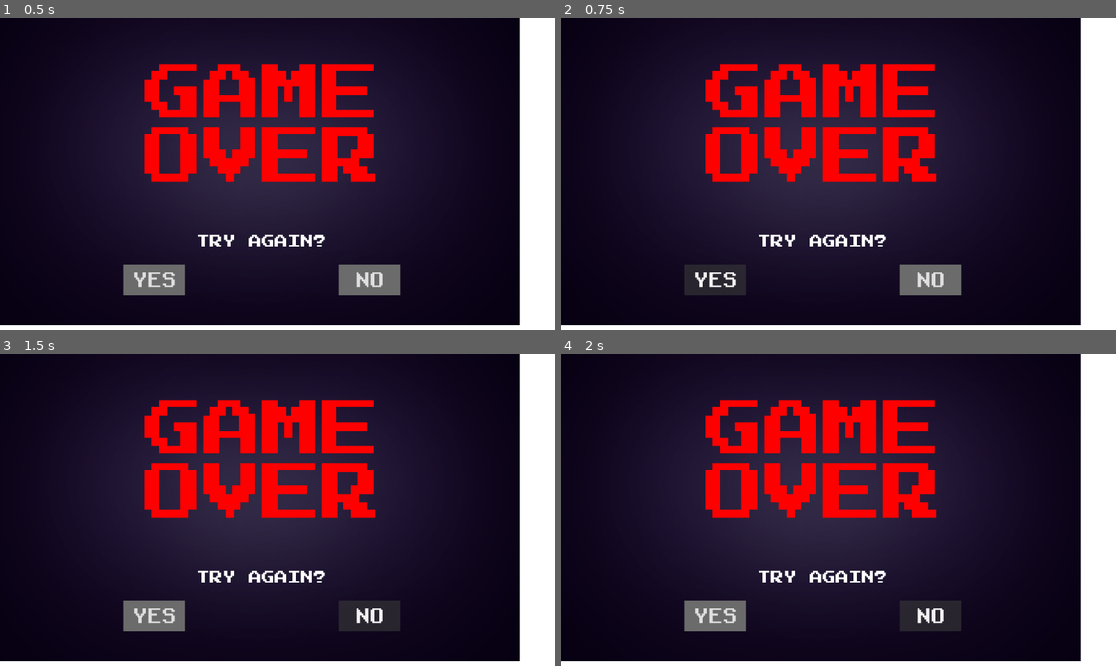
Above: before the commit, frames 1-4 (two rows, left to right).
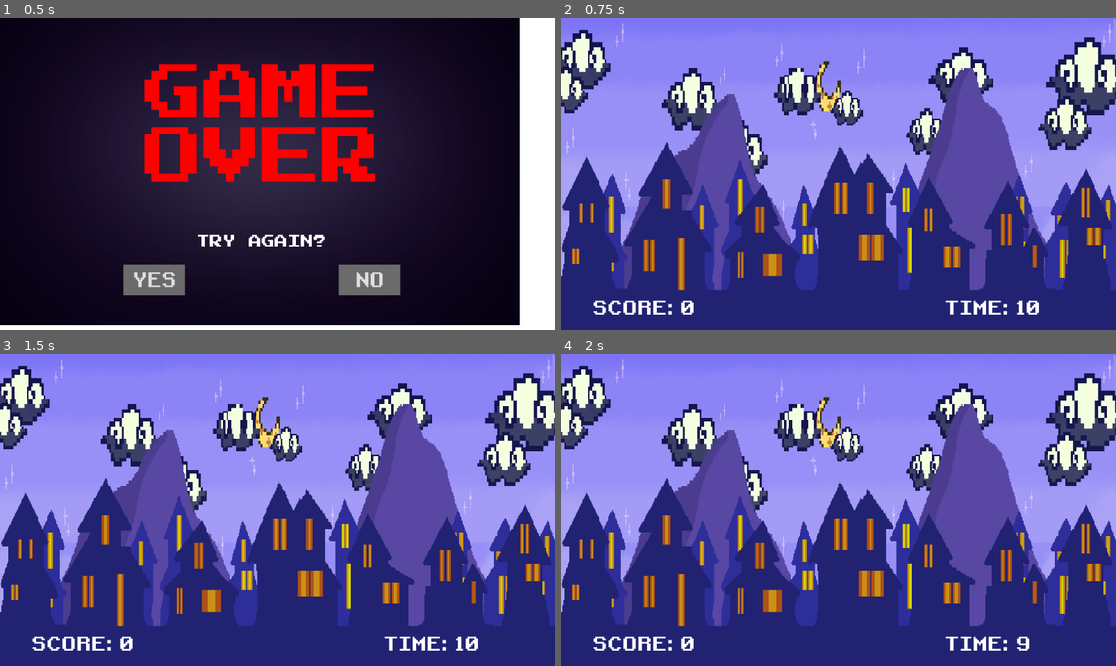
Above: after the commit, the same moments.

Repository: Xavizafir/platform-game
Game: Godot game, scene res://scenes/Game_over_match_3.tscn
Same seed, same stepped clock (60 frames per second), same inputs: the game is played once before the commit and once after it. This scene is started directly instead of the project's main scene. Sound files missing from this copy of the repository are replaced by a short silence.
Inputs (mouse positions are in pixels of both pictures, inside the frame that each line leads up to):
- Up to frame 1 (0.5 s): no input
- Up to frame 2 (0.75 s): click "YES" at 0.5 s
- Up to frame 3 (1.5 s): click (371, 616) at 1.25 s, where only the run before the commit has a clickable "NO"
- Up to frame 4 (2 s): no input

Frame 1 is identical in both runs. In frame 2, 100% of the frame differs, in the area x 0-100%, y 0-100%; in frame 3, 100%; in frame 4, 100%.
Error after the commit: Invalid access to property or key 'color' on a base object of type 'Node2D'. (res://scripts/Grid.gd:129)

Commit message:
Add files via upload

Diff:
--- a/scenes/Game_over_match_3.tscn
+++ b/scenes/Game_over_match_3.tscn
@@ -1,7 +1,9 @@
 [gd_scene format=3 uid="uid://boudnhcdnoa14"]
 
-[ext_resource type="Texture2D" uid="uid://ur2e7xeah02n" path="res://Match3/123r.png" id="1_uhxqh"]
-[ext_resource type="FontFile" uid="uid://clb57shxr6nsr" path="res://Match3/retro.ttf" id="2_p01w8"]
+[ext_resource type="Texture2D" uid="uid://ur2e7xeah02n" path="res://match3_art/123r.png" id="1_uhxqh"]
+[ext_resource type="FontFile" uid="uid://clb57shxr6nsr" path="res://match3_art/retro.ttf" id="2_p01w8"]
+[ext_resource type="AudioStream" uid="uid://bumg2bisd0gu" path="res://assets/music/Lose.ogg" id="3_2djpd"]
+[ext_resource type="Script" uid="uid://bmyavyw60dwd8" path="res://scripts/game_over_match_3.gd" id="3_oi2qn"]
 
 [sub_resource type="StyleBoxFlat" id="StyleBoxFlat_51psv"]
 bg_color = Color(0.41981313, 0.41981313, 0.41981304, 1)
@@ -13,6 +15,7 @@
 anchor_bottom = 1.0
 grow_horizontal = 2
 grow_vertical = 2
+script = ExtResource("3_oi2qn")
 metadata/_edit_lock_ = true
 
 [node name="Sprite2D" type="Sprite2D" parent="." unique_id=607553633]
@@ -47,3 +50,19 @@
 theme_override_font_sizes/font_size = 60
 theme_override_styles/normal = SubResource("StyleBoxFlat_51psv")
 text = "NO"
+
+[node name="AudioStreamPlayer2D" type="AudioStreamPlayer2D" parent="." unique_id=139322309]
+stream = ExtResource("3_2djpd")
+autoplay = true
+bus = &"SFX"
+
+[node name="CanvasLayer" type="CanvasLayer" parent="." unique_id=173837291]
+
+[node name="ColorRect" type="ColorRect" parent="CanvasLayer" unique_id=988625751]
+modulate = Color(1, 1, 1, 0)
+offset_right = 40.0
+offset_bottom = 40.0
+color = Color(0, 0, 0, 1)
+
+[connection signal="pressed" from="YesButton" to="." method="_on_yes_button_pressed"]
+[connection signal="pressed" from="NoButton" to="." method="_on_no_button_pressed"]
--- /dev/null
+++ b/scenes/Win_match_3.tscn
@@ -0,0 +1,35 @@
+[gd_scene format=3 uid="uid://uoideir0vs6k"]
+
+[ext_resource type="Texture2D" uid="uid://dofl1csmctwgg" path="res://match3_art/victory desain2.png" id="1_4io76"]
+[ext_resource type="Script" uid="uid://vx2p8c1376fm" path="res://scripts/win_match_3.gd" id="1_p68lb"]
+[ext_resource type="AudioStream" uid="uid://c7kn61wv5lmr3" path="res://assets/music/Win.ogg" id="3_nv0bv"]
+
+[node name="WinMatch3" type="Control" unique_id=1450901246]
+layout_mode = 3
+anchors_preset = 15
+anchor_right = 1.0
+anchor_bottom = 1.0
+grow_horizontal = 2
+grow_vertical = 2
+script = ExtResource("1_p68lb")
+metadata/_edit_lock_ = true
+
+[node name="Sprite2D" type="Sprite2D" parent="." unique_id=1944841936]
+texture_filter = 1
+scale = Vector2(3.4, 3.5555556)
+texture = ExtResource("1_4io76")
+centered = false
+
+[node name="FadeRect" type="ColorRect" parent="." unique_id=1553513752]
+modulate = Color(1, 1, 1, 0)
+layout_mode = 1
+anchors_preset = 15
+anchor_right = 1.0
+anchor_bottom = 1.0
+grow_horizontal = 2
+grow_vertical = 2
+color = Color(0, 0, 0, 1)
+
+[node name="AudioStreamPlayer2D" type="AudioStreamPlayer2D" parent="." unique_id=2002090303]
+stream = ExtResource("3_nv0bv")
+autoplay = true
